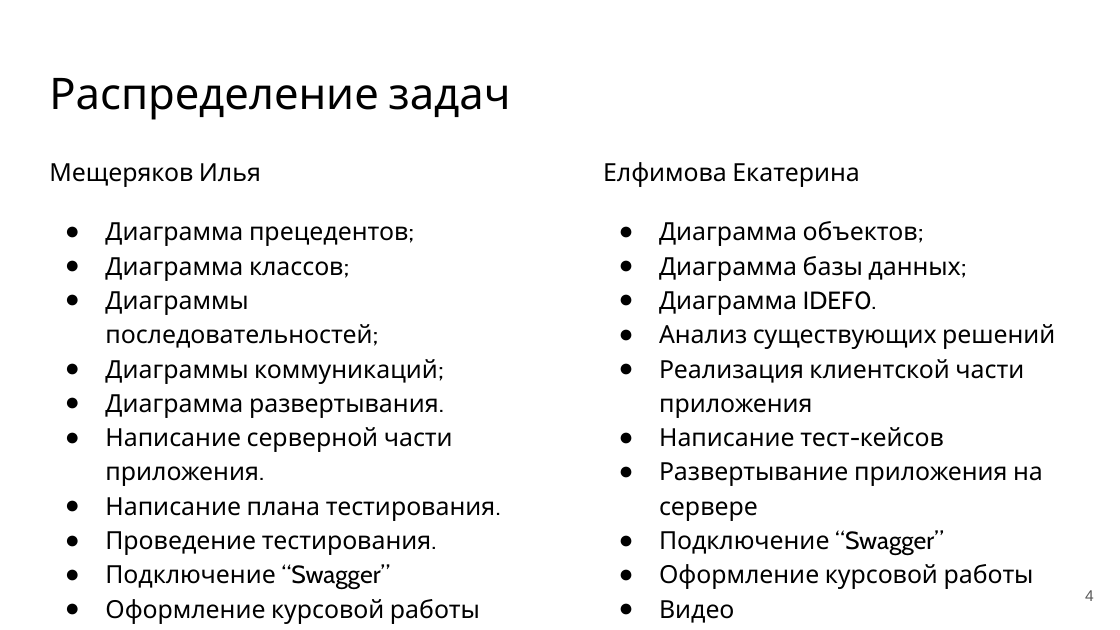
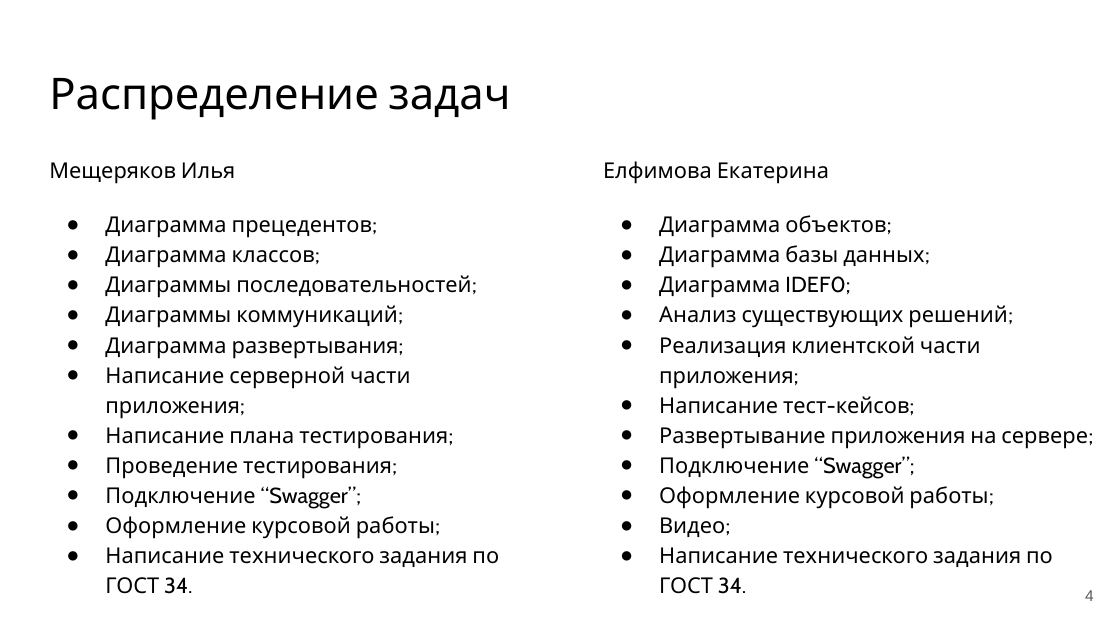
Before and after one commit to Zeleboba99/school-board, a slide deck: slide 4 of Документация/Презентация.pptx. Drawn at 1120x630 pixels with LibreOffice and Linux fonts; fonts in the diff are those of the drawing. Boxes give left, top, right and bottom in pixels: in the first picture for what was removed or moved away, otherwise in the second. Text is boxed around its words. In the diff, an @@ line names an element or a change of style, - is before the commit and + after.

```diff
--- a/Документация/Презентация.pptx
+++ b/Документация/Презентация.pptx
@@ text at [49,162,471,328]: size 16 to 14 pt in "Мещеряков Илья", "Диаграмма прецедентов;", "Диаграмма классов;", "Диаграммы последовательностей;" and 1 more places; indent changed @@
@@ text at [603,161,924,268]: size 16 to 14 pt in "Елфимова Екатерина", "Диаграмма объектов;", "Диаграмма базы данных;"; indent changed @@
@@ text at [659,276,1088,594]: text changed; size 16 to 14 pt @@
-● Диаграмма IDEF0.
-● Анализ существующих решений
-● Реализация клиентской части приложения
-● Написание тест-кейсов
-● Развертывание приложения на сервере
-● Подключение “Swagger”
-● Оформление курсовой работы
-● Видео
+● Диаграмма IDEF0;
+● Анализ существующих решений;
+● Реализация клиентской части приложения;
+● Написание тест-кейсов;
+● Развертывание приложения на сервере;
+● Подключение “Swagger”;
+● Оформление курсовой работы;
+● Видео;
+● Написание технического задания по ГОСТ 34.
@@ text at [105,337,499,594]: text changed; size 16 to 14 pt @@
-● Диаграмма развертывания.
-● Написание серверной части приложения.
-● Написание плана тестирования.
-● Проведение тестирования.
-● Подключение “Swagger”
-● Оформление курсовой работы
+● Диаграмма развертывания;
+● Написание серверной части приложения;
+● Написание плана тестирования;
+● Проведение тестирования;
+● Подключение “Swagger”;
+● Оформление курсовой работы;
+● Написание технического задания по ГОСТ 34.
```
Also in this commit, not shown: 1 other slide changed, 1 other file.
